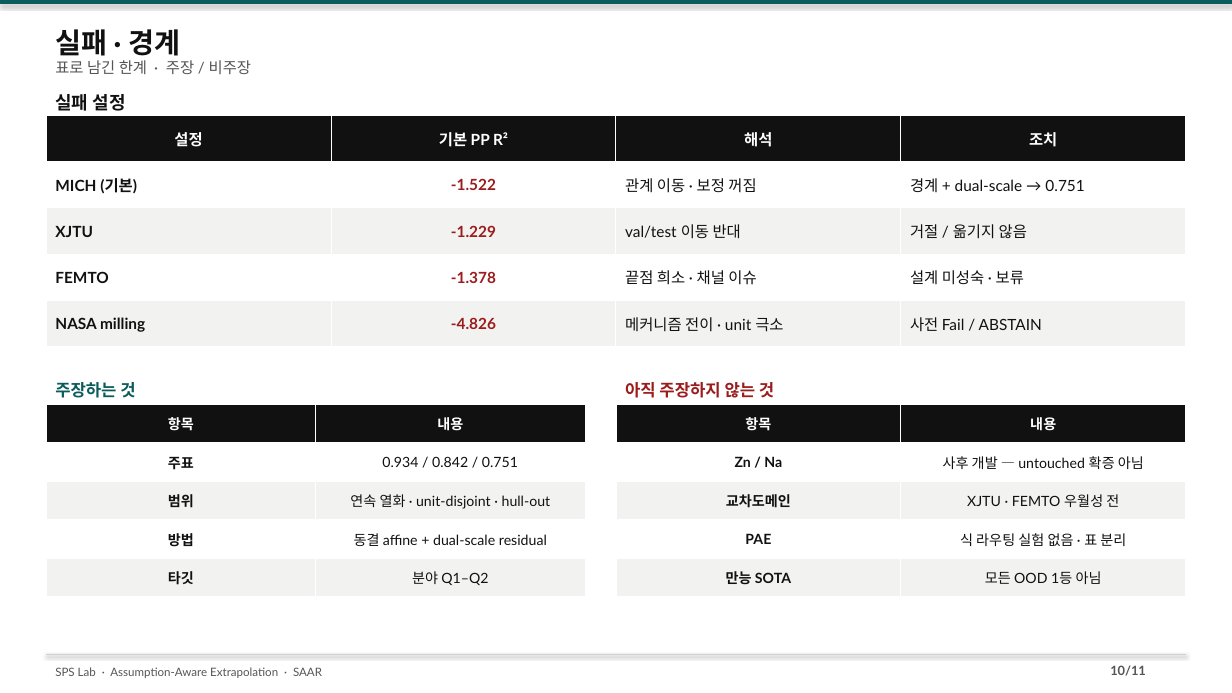
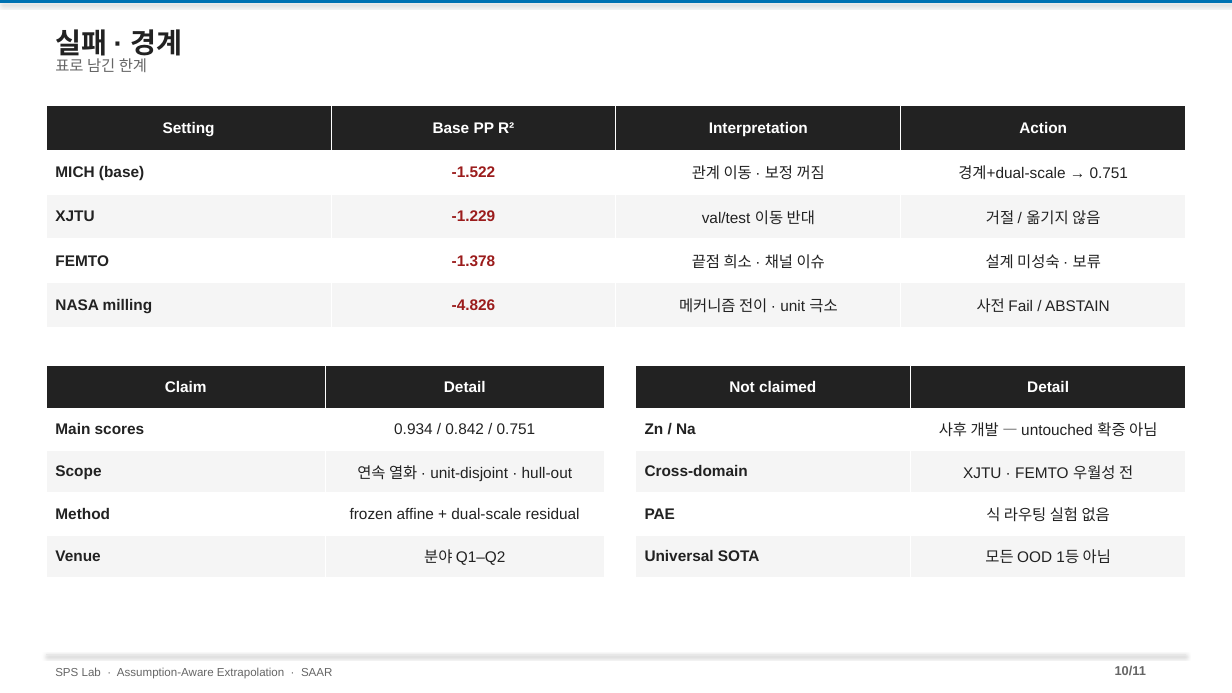
Before and after one commit to amumujs-create/pp_pae_total, a slide deck: slide 10 of output/PP_Research_Detailed_v2.pptx. Drawn at 1232x693 pixels with LibreOffice and Linux fonts; fonts in the diff are those of the drawing. Boxes give left, top, right and bottom in pixels: in the first picture for what was removed or moved away, otherwise in the second. Text is boxed around its words. In the diff, an @@ line names an element or a change of style, - is before the commit and + after.

```diff
--- a/output/PP_Research_Detailed_v2.pptx
+++ b/output/PP_Research_Detailed_v2.pptx
@@ rectangle at (0, 0, 1232, 3): fill #0A5C5C to #0072B2 @@
@@ text "실패 · 경계" at (55, 29, 183, 61): font Lato to Arial, text colour #111111 to #222222 @@
@@ text at (55, 58, 147, 72): text changed; font Lato to Arial; text colour #555555 to #666666 @@
-표로 남긴 한계 · 주장 / 비주장
+표로 남긴 한계
@@ table at (46, 106, 1185, 328) @@
-row 1: 설정 | 기본 PP R² | 해석 | 조치
+row 1: Setting | Base PP R² | Interpretation | Action
-row 2, column 1: MICH (기본)
+row 2, column 1: MICH (base)
-row 2, column 4: 경계 + dual-scale → 0.751
+row 2, column 4: 경계+dual-scale → 0.751
@@ fill #111111 to #222222 in row 1 @@
@@ fill #F2F2F0 to #F5F5F5 in 8 cells @@
@@ font Lato to Arial in "-1.522", "관계 이동 · 보정 꺼짐", "XJTU", "-1.229" and 10 more places @@
@@ text colour #111111 to #222222 in "관계 이동 · 보정 꺼짐", "XJTU", "val/test 이동 반대", "거절 / 옮기지 않음" and 6 more places @@
@@ alignment left to centre @@
@@ table: place and size @@
-table at (46, 116, 1185, 347)
+table at (46, 106, 1185, 328)
@@ text removed at (55, 94, 125, 111) @@
-실패 설정
@@ table at (46, 366, 604, 578) @@
-row 1, column 1: 항목
+row 1, column 1: Claim
-row 1, column 2: 내용
+row 1, column 2: Detail
-row 2, column 1: 주표
+row 2, column 1: Main scores
-row 3, column 1: 범위
+row 3, column 1: Scope
-row 4, column 1: 방법
+row 4, column 1: Method
-row 4, column 2: 동결 affine + dual-scale residual
+row 4, column 2: frozen affine + dual-scale residual
-row 5, column 1: 타깃
+row 5, column 1: Venue
@@ fill #111111 to #222222 in row 1 @@
@@ fill #F2F2F0 to #F5F5F5 in 4 cells @@
@@ size 11 to 12 pt, font Lato to Arial, text colour #111111 to #222222 in "0.934 / 0.842 / 0.751", "연속 열화 · unit-disjoint · hull-out", "분야 Q1–Q2" @@
@@ table: place and size @@
-table at (46, 405, 586, 597)
+table at (46, 366, 604, 578)
@@ text removed at (55, 382, 135, 398) @@
-주장하는 것
@@ text removed at (625, 382, 774, 398) @@
-아직 주장하지 않는 것
@@ table at (636, 366, 1187, 578) @@
-row 1, column 1: 항목
+row 1, column 1: Not claimed
-row 1, column 2: 내용
+row 1, column 2: Detail
-row 3, column 1: 교차도메인
+row 3, column 1: Cross-domain
-row 4, column 2: 식 라우팅 실험 없음 · 표 분리
+row 4, column 2: 식 라우팅 실험 없음
-row 5, column 1: 만능 SOTA
+row 5, column 1: Universal SOTA
@@ fill #111111 to #222222 in row 1 @@
@@ fill #F2F2F0 to #F5F5F5 in 4 cells @@
@@ size 11 to 12 pt, font Lato to Arial, text colour #111111 to #222222 in "Zn / Na", "사후 개발 — untouched 확증 아님", "XJTU · FEMTO 우월성 전", "PAE" and 1 more places @@
@@ alignment centre to left @@
@@ table: place and size @@
-table at (616, 405, 1186, 597)
+table at (636, 366, 1187, 578)
@@ line (46, 654) - (1186, 654): stroke #D0D0D0 0.75 pt to #E8E8E8 0.75 pt @@
@@ text "10/11" at (1115, 665, 1146, 676): font Lato to Arial, text colour #555555 to #666666 @@
@@ text "SPS Lab · Assumption-Aware Extrapolation ..." at (55, 667, 332, 679): font Lato to Arial, text colour #555555 to #666666 @@
```
Also in this commit, not shown: 10 other slides changed, 17 other files.
